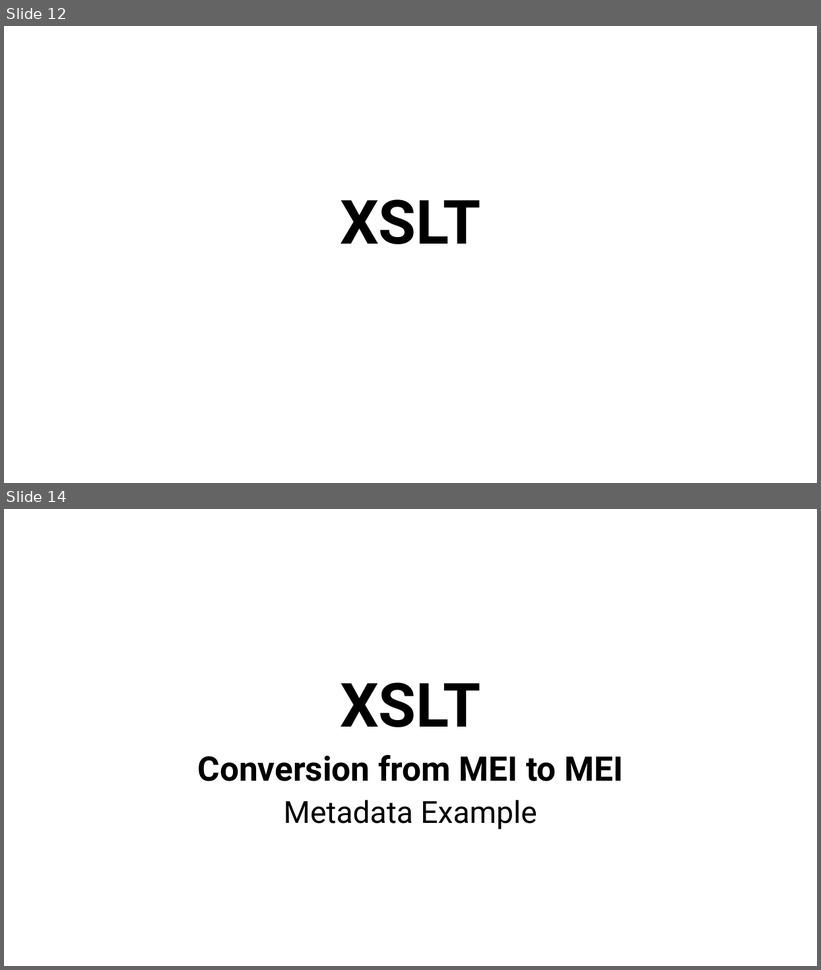
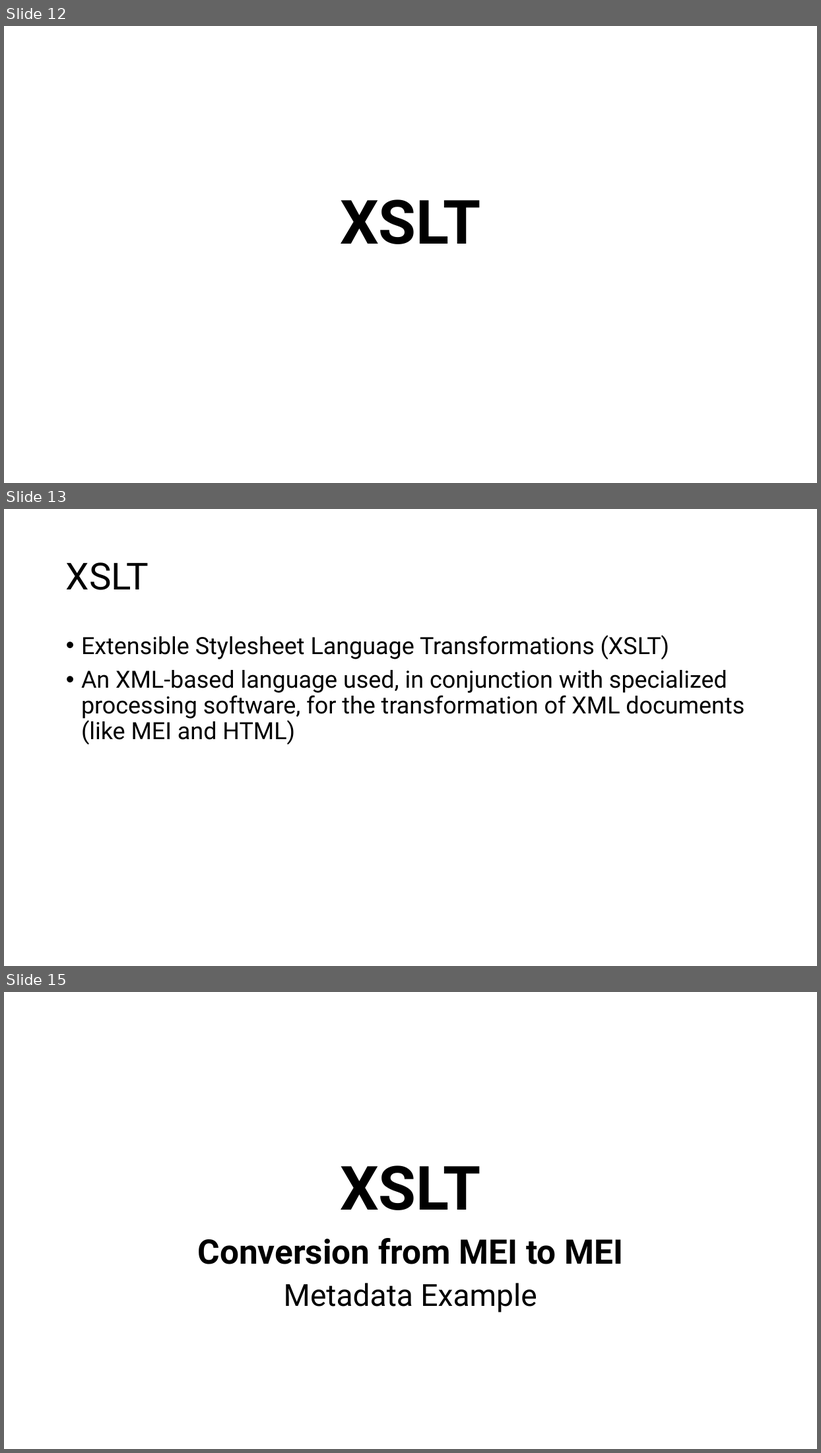
Before and after one commit to martha-thomae/XSLT-examples-for-MEI, a slide deck: Workshop.pptx. Shown one above the other, each under a label of ours: slides 12 and 14 before the commit, slides 12, 13 and 15 after it; the slides between them are not shown. The pictures are 821x970 and 821x1453 pixels, drawn with LibreOffice and Linux fonts; fonts in the diff are those of the drawing. Boxes give left, top, right and bottom in pixels: in the first picture for what was removed or moved away, otherwise in the second. Text is boxed around its words. In the diff, an @@ line names an element or a change of style, - is before the commit and + after.

```diff
--- a/Workshop.pptx
+++ b/Workshop.pptx
@@ slide 13 added at (x1=4, y1=509, x2=817, y2=966), background #FFFFFF @@
@@ title added at (x1=66, y1=562, x2=149, y2=590), 44 pt, text #000000 @@
+XSLT
@@ text added at (x1=81, y1=635, x2=745, y2=745), 28 pt, text #000000 @@
+• Extensible Stylesheet Language Transformations (XSLT)
+• An XML-based language used, in conjunction with specialized processing software, for the transformation of XML documents (like MEI and HTML)
@@ what was slide 14 is now slide 15 @@
```
Also in this commit, not shown: 2 slides changed, 1 other file.
